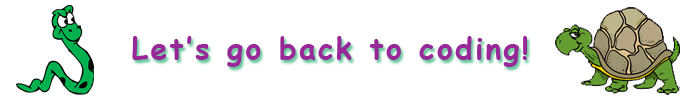
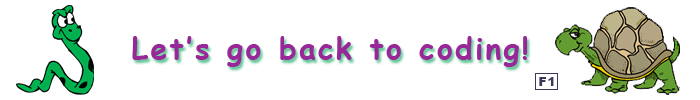
Before/after of a 700px x 100px layered artwork. What changed in the layer stack:
added group "Group 1" with 2 layers above "Layer 2" over <box>535,73,558,90</box>
added layer "Layer 5" in group "Group 1" over <box>535,73,558,90</box>
added layer "F1" in group "Group 1" over <box>539,77,554,86</box>
